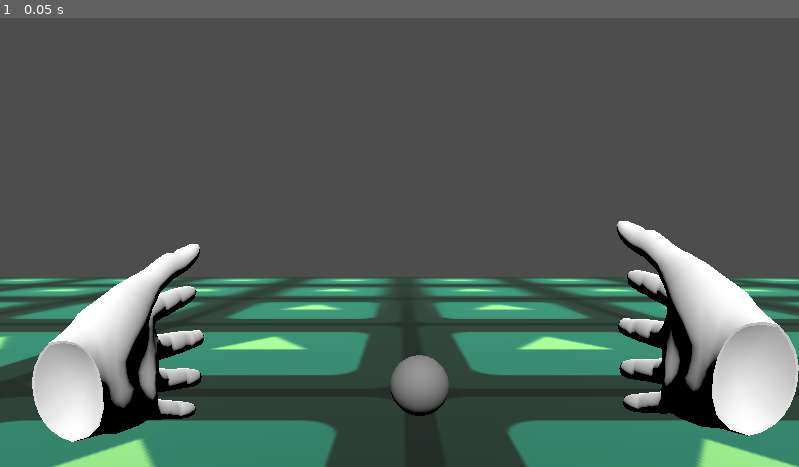
Above: before the commit, frame 1.
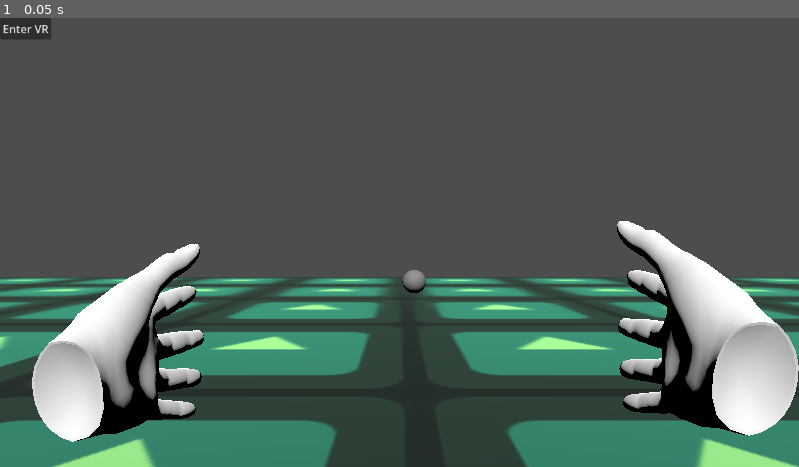
Above: after the commit, the same moment.

Repository: Hubi777111/rwr
Game: Godot game, scene res://main.tscn
Same seed, same stepped clock (60 frames per second), same inputs: the game is played once before the commit and once after it. The engine's default icon, where the game draws it, is replaced by a stand-in: a white triangle on a blue panel in a dark square.
Inputs:
- Up to frame 1 (0.05 s): no input

The runs differ from the first frame. In frame 1, 1.1% of the frame differs, in the area x 0-57%, y 0-89%.
Error after the commit: Parse Error: Used tab character for indentation instead of space as used before in the file. (res://main.gd:10)

Commit message:
Zadanie 5: Dodanie płynnej lokomocji na lewej gałce

Diff:
--- a/project_files/main.gd
+++ b/project_files/main.gd
@@ -8,35 +8,35 @@
 
   webxr_interface = XRServer.find_interface("WebXR")
   if webxr_interface:
-    # WebXR uses a lot of asynchronous callbacks, so we connect to various
-    # signals in order to receive them.
-    webxr_interface.session_supported.connect(self._webxr_session_supported)
-    webxr_interface.session_started.connect(self._webxr_session_started)
-    webxr_interface.session_ended.connect(self._webxr_session_ended)
-    webxr_interface.session_failed.connect(self._webxr_session_failed)
+	# WebXR uses a lot of asynchronous callbacks, so we connect to various
+	# signals in order to receive them.
+	webxr_interface.session_supported.connect(self._webxr_session_supported)
+	webxr_interface.session_started.connect(self._webxr_session_started)
+	webxr_interface.session_ended.connect(self._webxr_session_ended)
+	webxr_interface.session_failed.connect(self._webxr_session_failed)
 
-    webxr_interface.select.connect(self._webxr_on_select)
-    webxr_interface.selectstart.connect(self._webxr_on_select_start)
-    webxr_interface.selectend.connect(self._webxr_on_select_end)
+	webxr_interface.select.connect(self._webxr_on_select)
+	webxr_interface.selectstart.connect(self._webxr_on_select_start)
+	webxr_interface.selectend.connect(self._webxr_on_select_end)
 
-    webxr_interface.squeeze.connect(self._webxr_on_squeeze)
-    webxr_interface.squeezestart.connect(self._webxr_on_squeeze_start)
-    webxr_interface.squeezeend.connect(self._webxr_on_squeeze_end)
+	webxr_interface.squeeze.connect(self._webxr_on_squeeze)
+	webxr_interface.squeezestart.connect(self._webxr_on_squeeze_start)
+	webxr_interface.squeezeend.connect(self._webxr_on_squeeze_end)
 
-    # This returns immediately - our _webxr_session_supported() method
-    # (which we connected to the "session_supported" signal above) will
-    # be called sometime later to let us know if it's supported or not.
-    webxr_interface.is_session_supported("immersive-vr")
+	# This returns immediately - our _webxr_session_supported() method
+	# (which we connected to the "session_supported" signal above) will
+	# be called sometime later to let us know if it's supported or not.
+	webxr_interface.is_session_supported("immersive-vr")
 
   $XROrigin3D/LeftController.button_pressed.connect(self._on_left_controller_button_pressed)
   $XROrigin3D/LeftController.button_released.connect(self._on_left_controller_button_released)
 
 func _webxr_session_supported(session_mode: String, supported: bool) -> void:
   if session_mode == 'immersive-vr':
-    if supported:
-      $CanvasLayer.visible = true
-    else:
-      OS.alert("Your browser doesn't support VR")
+	if supported:
+	  $CanvasLayer.visible = true
+	else:
+	  OS.alert("Your browser doesn't support VR")
 
 func _on_button_pressed() -> void:
   # We want an immersive VR session, as opposed to AR ('immersive-ar') or a
@@ -59,8 +59,8 @@
   # only know if it's really succeeded or failed when our
   # _webxr_session_started() or _webxr_session_failed() methods are called.
   if not webxr_interface.initialize():
-    OS.alert("Failed to initialize WebXR")
-    return
+	OS.alert("Failed to initialize WebXR")
+	return
 
 func _webxr_session_started() -> void:
   $CanvasLayer.visible = false
@@ -89,7 +89,7 @@
 func _process(_delta: float) -> void:
   var thumbstick_vector: Vector2 = $XROrigin3D/LeftController.get_vector2("thumbstick")
   if thumbstick_vector != Vector2.ZERO:
-    print ("Left thumbstick position: " + str(thumbstick_vector))
+	print ("Left thumbstick position: " + str(thumbstick_vector))
 
 func _webxr_on_select(input_source_id: int) -> void:
   print("Select: " + str(input_source_id))
--- a/project_files/right_controller.gd
+++ b/project_files/right_controller.gd
@@ -1,27 +1,32 @@
-extends XRController3D
+extends XROrigin3D
 
-@onready var raycast = $RayCast3D
-@onready var marker = $"../../Marker"
-@onready var xr_origin = $".."
+@export var move_speed: float = 2.5
+@export var deadzone: float = 0.15
+@onready var xr_camera: XRCamera3D = $XRCamera3D
+@onready var left_ctrl: XRController3D = $LeftController
 
-func _ready():
-	# Podłączamy sygnał wciśnięcia przycisku z kontrolera VR
-	button_pressed.connect(_on_button_pressed)
+func _physics_process(delta: float) -> void:
+	var dir := Vector3.ZERO
 
-func _process(delta):
-	# Jeśli laser trafia w podłogę (nasz StaticBody3D)
-	if raycast.is_colliding():
-		marker.visible = true
-		# Przesuwamy kuleczkę dokładnie w punkt trafienia lasera
-		marker.global_position = raycast.get_collision_point()
-	else:
-		# Jeśli celujemy w niebo, ukrywamy kuleczkę
-		marker.visible = false
+	# Wyznaczamy kierunek "przód" i "prawo" na podstawie tego, gdzie patrzy głowa
+	var fwd := -xr_camera.global_transform.basis.z
+	fwd.y = 0.0 # Opcja 5.2 z instrukcji: Wyzerowanie osi Y
+	fwd = fwd.normalized()
 
-func _on_button_pressed(button_name: String):
-	# "trigger_click" to domyślna nazwa spustu w WebXR
-	if button_name == "trigger_click" and raycast.is_colliding():
-		var hit_point = raycast.get_collision_point()
-		# Teleportujemy gracza (tylko w osiach X i Z, żeby nie wbić się pod ziemię!)
-		xr_origin.global_position.x = hit_point.x
-		xr_origin.global_position.z = hit_point.z
+	var right := xr_camera.global_transform.basis.x
+	right.y = 0.0 # Opcja 5.2 z instrukcji: Wyzerowanie osi Y
+	right = right.normalized()
+
+	# Pobieramy wychylenie lewej gałki z kontrolera WebXR
+	var v: Vector2 = left_ctrl.get_vector2("thumbstick")
+
+	# Ignorujemy delikatne drgnięcia drążka (deadzone)
+	if v.length() < deadzone:
+		v = Vector2.ZERO
+
+	# Łączymy kierunek patrzenia z wychyleniem gałki
+	dir += fwd * (-v.y) + right * (v.x)
+
+	# Jeśli gałka jest wychylona, przesuwamy gracza
+	if dir.length() > 0.0:
+		global_translate(dir.normalized() * move_speed * delta)
--- a/project_files/xr_origin_3d.gd
+++ b/project_files/xr_origin_3d.gd
@@ -2,31 +2,46 @@
 
 @export var move_speed: float = 2.5
 @export var deadzone: float = 0.15
+@export var snap_angle: float = 45.0 # Kąt obrotu w stopniach
+
 @onready var xr_camera: XRCamera3D = $XRCamera3D
 @onready var left_ctrl: XRController3D = $LeftController
+@onready var right_ctrl: XRController3D = $"RightController" # Dodano prawy kontroler
+
+var can_snap: bool = true # Blokada, żeby obrót nie działał jak karuzela
 
 func _physics_process(delta: float) -> void:
+	# --- LOKOMOCJA (LEWA GAŁKA) ---
 	var dir := Vector3.ZERO
-
-	# Wyznaczamy kierunek "przód" i "prawo" na podstawie tego, gdzie patrzy głowa
 	var fwd := -xr_camera.global_transform.basis.z
-	fwd.y = 0.0 # Opcja 5.2 z instrukcji: Wyzerowanie osi Y
+	fwd.y = 0.0
 	fwd = fwd.normalized()
 
 	var right := xr_camera.global_transform.basis.x
-	right.y = 0.0 # Opcja 5.2 z instrukcji: Wyzerowanie osi Y
+	right.y = 0.0
 	right = right.normalized()
 
-	# Pobieramy wychylenie lewej gałki z kontrolera WebXR
 	var v: Vector2 = left_ctrl.get_vector2("thumbstick")
-
-	# Ignorujemy delikatne drgnięcia drążka (deadzone)
 	if v.length() < deadzone:
 		v = Vector2.ZERO
 
-	# Łączymy kierunek patrzenia z wychyleniem gałki
 	dir += fwd * (-v.y) + right * (v.x)
 
-	# Jeśli gałka jest wychylona, przesuwamy gracza
 	if dir.length() > 0.0:
 		global_translate(dir.normalized() * move_speed * delta)
+
+	# --- OBRÓT SKOKOWY / SNAP TURN (PRAWA GAŁKA) ---
+	# Pobieramy wychylenie prawej gałki
+	var right_v: Vector2 = right_ctrl.get_vector2("thumbstick")
+
+	# Jeśli gałka jest mocno wychylona w poziomie i obrót jest odblokowany
+	if abs(right_v.x) > 0.5 and can_snap:
+		# Określamy kierunek obrotu (-1 dla prawego, 1 dla lewego)
+		var turn_dir = -sign(right_v.x)
+		# Obracamy węzeł gracza wokół własnej osi Y (pionowej)
+		rotate_y(deg_to_rad(snap_angle * turn_dir))
+		can_snap = false # Blokujemy kolejne obroty do czasu puszczenia gałki
+
+	# Odblokowujemy możliwość obrotu dopiero, gdy gałka wróci blisko środka
+	elif abs(right_v.x) < 0.2:
+		can_snap = true
Not shown, changed: docs/index.html
Not shown, changed: docs/index.icon.png
Not shown, changed: docs/index.pck
